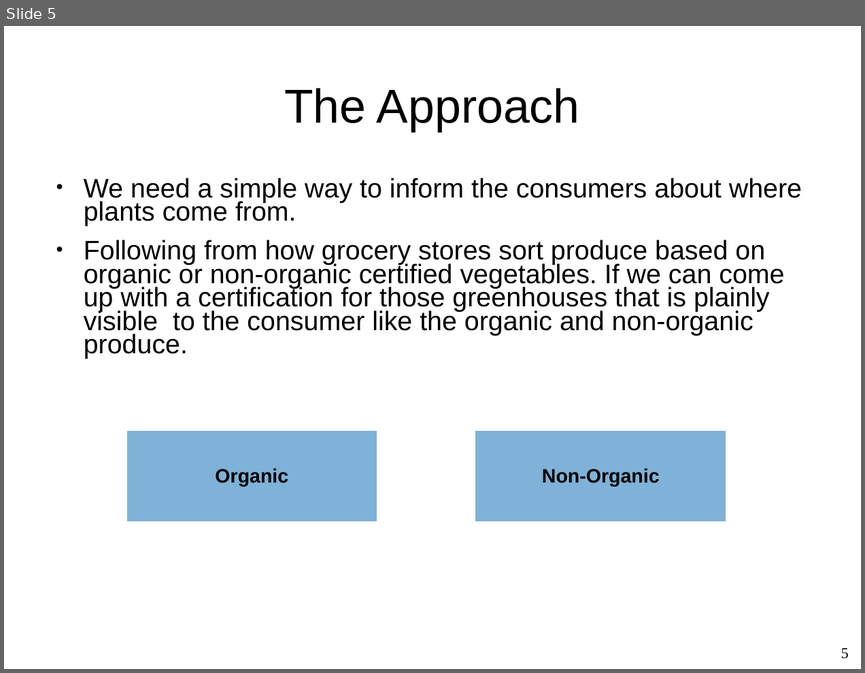
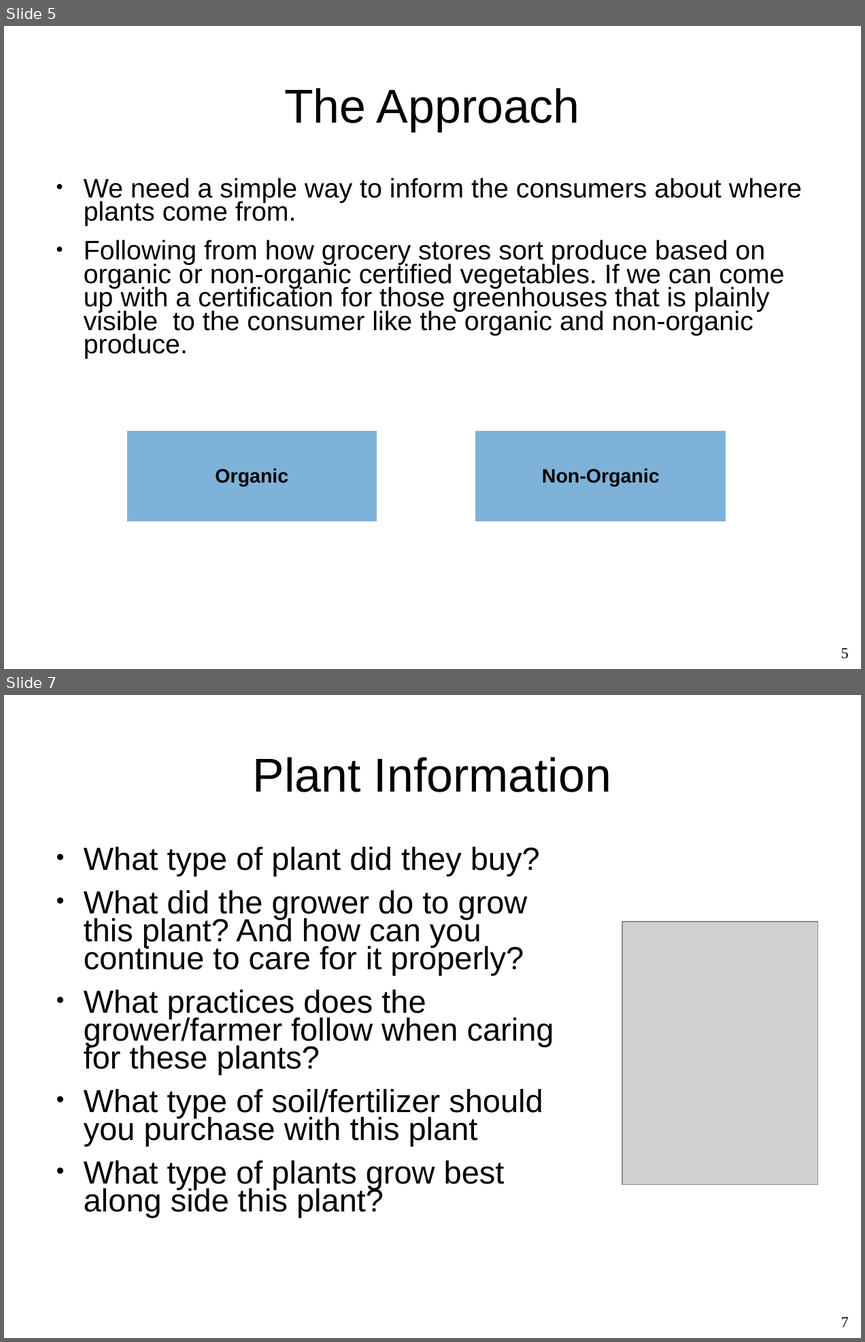
Before and after one commit to Whiteat/Hackathon2019, a slide deck: Presentation.ppt. Shown one above the other, each under a label of ours: slide 5 before the commit, slides 5 and 7 after it; the slides between them are not shown. The pictures are 865x673 and 865x1342 pixels, drawn with LibreOffice and Linux fonts; fonts in the diff are those of the drawing; grey boxes stand for pictures; background and template pictures are left out. Boxes give left, top, right and bottom in pixels: in the first picture for what was removed or moved away, otherwise in the second. Text is boxed around its words. In the diff, an @@ line names an element or a change of style, - is before the commit and + after.

```diff
--- a/Presentation.ppt
+++ b/Presentation.ppt
@@ slide 7 added at [4,695,861,1338], background picture (left out) @@
@@ title added at [253,757,611,792], 44 pt, text #000000 @@
+Plant Information
@@ text added at [84,847,554,1217], 29.6 pt, text #000000 @@
+● What type of plant did they buy?
+● What did the grower do to grow this plant? And how can you continue to care for it properly?
+● What practices does the grower/farmer follow when caring for these plants?
+● What type of soil/fertilizer should you purchase with this plant
+● What type of plants grow best along side this plant?
@@ picture added at [622,921,818,1185] @@
@@ page number added at [841,1317,849,1327], 14 pt, text #000000 @@
+7
```
Also in this commit, not shown: 1 slide changed.
